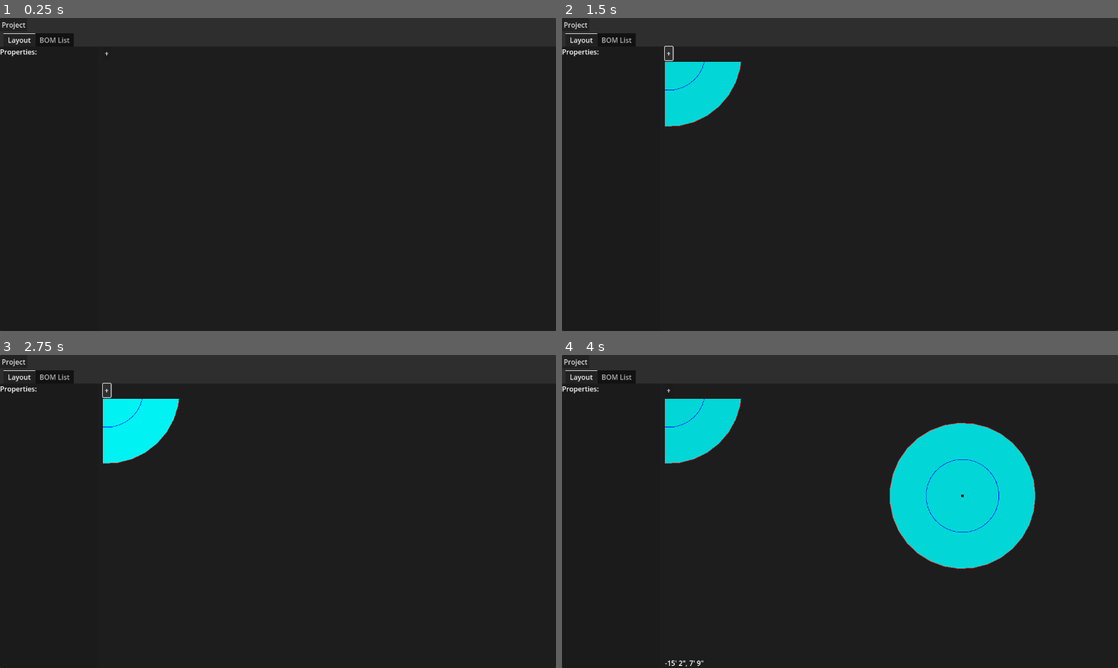
Above: before the commit, frames 1-4 (two rows, left to right).
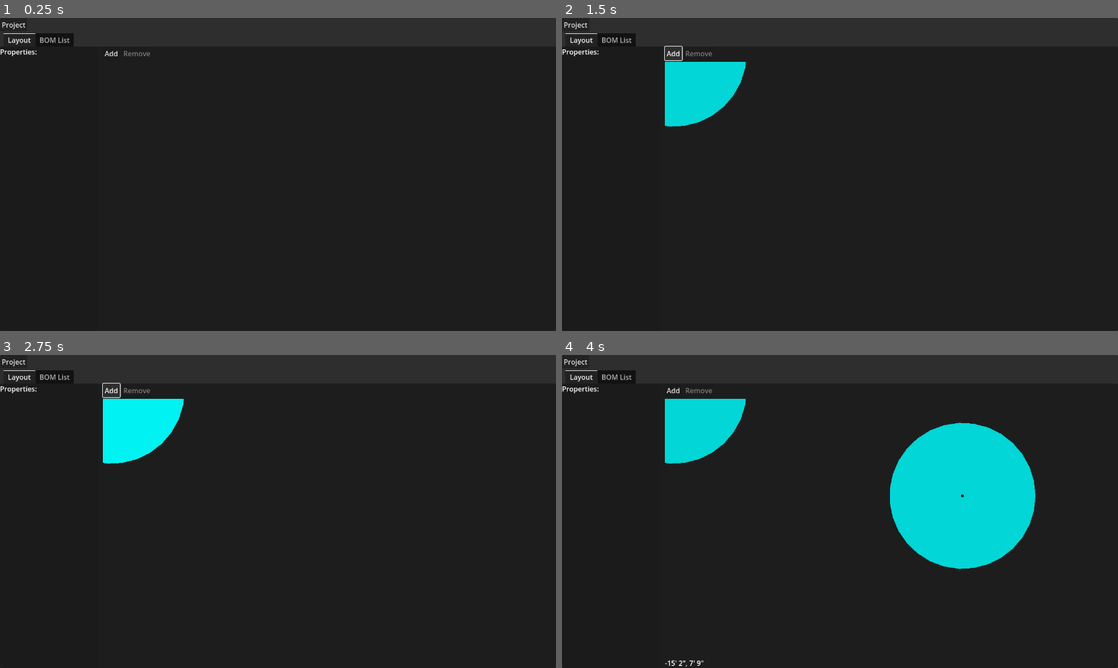
Above: after the commit, the same moments.

Repository: hankedan000/yardscaper
Game: Godot game, scene res://scenes/Main/Main.tscn
Same seed, same stepped clock (60 frames per second), same inputs: the game is played once before the commit and once after it.
Inputs (mouse positions are in pixels of both pictures, inside the frame that each line leads up to):
- Up to frame 1 (0.25 s): no input
- Up to frame 2 (1.5 s): click "+" (after the commit: "Add") at 0.5 s; click "+" (after the commit: "Add") at 1.25 s
- Up to frame 3 (2.75 s): click "+" (after the commit: "Add") at 2 s
- Up to frame 4 (4 s): tap Enter at 2.75 s; move the mouse to (962, 495) at 2.77 s; click (962, 495) at 2.92 s; tap Space at 3.5 s; drag from (728, 527) to (812, 574) at 3.52 s

The runs differ from the first frame. In frame 1, less than 0.1% of the frame differs, in the area x 18-27%, y 10-13%; in frame 2, 0.3%; in frame 3, 0.3%; in frame 4, 0.6%, in the area x 18-86%, y 10-69%.

Commit message:
Adds initial SprinklerDB concept

Diff:
--- a/SprinklerDesigner/project.godot
+++ b/SprinklerDesigner/project.godot
@@ -19,6 +19,7 @@
 
 Utils="*res://scripts/Utils.gd"
 TheProject="*res://scripts/Project.gd"
+TheSprinklerDb="*res://scripts/SprinklerDB.gd"
 
 [display]
 
--- a/SprinklerDesigner/scenes/LayoutPanel/LayoutPanel.gd
+++ b/SprinklerDesigner/scenes/LayoutPanel/LayoutPanel.gd
@@ -15,6 +15,8 @@
 @onready var pan_zoom_ctrl            := $HSplitContainer/Layout/World/ViewportContainer/Viewport/PanZoomController
 @onready var mouse_pos_label          := $HSplitContainer/Layout/World/MousePosLabel
 
+@onready var remove_sprinkler_button  := $HSplitContainer/Layout/LayoutToolbar/RemoveSprinkler
+
 @export var SprinklerScene : PackedScene = null
 
 enum Mode {
@@ -30,14 +32,18 @@
 		# release indicator for selectr spinkler
 		if selected_sprinkler:
 			selected_sprinkler.show_indicator = false
+			selected_sprinkler.show_min_dist = false
+			selected_sprinkler.show_max_dist = false
 
-		# set to null first so property pane signals don't edit the previously
-		# selected sprinkler while we're loading in the new properties into
-		# the pane
+		# set to null first so property pane signals doesn't edit the
+		# previously selected sprinkler while we're loading in the new
+		# properties into the pane
 		selected_sprinkler = null
 
 		if sprink:
 			sprink.show_indicator = true
+			sprink.show_min_dist = true
+			sprink.show_max_dist = true
 			user_label_lineedit.text = sprink.user_label
 			rot_spinbox.value = sprink.rotation_degrees
 			sweep_spinbox.value = sprink.sweep_deg
@@ -51,6 +57,7 @@
 
 		selected_sprinkler = sprink
 		properties_list.visible = selected_sprinkler != null
+		remove_sprinkler_button.disabled = selected_sprinkler == null
 
 var _held_sprinkler : Sprinkler = null
 
@@ -136,6 +143,11 @@
 	world_viewport.add_child(sprinkler_to_add)
 	mode = Mode.AddSprinkler
 
+func _on_remove_sprinkler_pressed():
+	if selected_sprinkler:
+		TheProject.remove_sprinkler(selected_sprinkler)
+		selected_sprinkler = null
+
 func _on_project_sprinkler_changed(sprink, change_type):
 	var sprink_in_world = sprink.get_parent() == world_viewport
 	match change_type:
--- a/SprinklerDesigner/scenes/LayoutPanel/LayoutPanel.tscn
+++ b/SprinklerDesigner/scenes/LayoutPanel/LayoutPanel.tscn
@@ -83,6 +83,7 @@
 layout_mode = 2
 
 [node name="Label6" type="Label" parent="HSplitContainer/PropertiesPanel/VBox/ScrollContainer/PropertiesList"]
+modulate = Color(0.161111, 0.18994, 1, 1)
 layout_mode = 2
 text = "Min Distance: "
 
@@ -92,6 +93,7 @@
 suffix = "ft"
 
 [node name="Label7" type="Label" parent="HSplitContainer/PropertiesPanel/VBox/ScrollContainer/PropertiesList"]
+modulate = Color(1, 0.186899, 0.216748, 1)
 layout_mode = 2
 text = "Max Distance: "
 
@@ -116,7 +118,12 @@
 
 [node name="AddSprinkler" type="Button" parent="HSplitContainer/Layout/LayoutToolbar"]
 layout_mode = 2
-text = "+"
+text = "Add"
+
+[node name="RemoveSprinkler" type="Button" parent="HSplitContainer/Layout/LayoutToolbar"]
+layout_mode = 2
+disabled = true
+text = "Remove"
 
 [node name="World" type="Control" parent="HSplitContainer/Layout"]
 layout_mode = 2
@@ -158,3 +165,4 @@
 [connection signal="text_submitted" from="HSplitContainer/PropertiesPanel/VBox/ScrollContainer/PropertiesList/ModelLineEdit" to="." method="_on_model_line_edit_text_submitted"]
 [connection signal="value_changed" from="HSplitContainer/PropertiesPanel/VBox/ScrollContainer/PropertiesList/DistanceSpinBox" to="." method="_on_distance_spin_box_value_changed"]
 [connection signal="pressed" from="HSplitContainer/Layout/LayoutToolbar/AddSprinkler" to="." method="_on_add_sprinkler_pressed"]
+[connection signal="pressed" from="HSplitContainer/Layout/LayoutToolbar/RemoveSprinkler" to="." method="_on_remove_sprinkler_pressed"]
--- a/SprinklerDesigner/scenes/Sprinkler/Sprinkler.gd
+++ b/SprinklerDesigner/scenes/Sprinkler/Sprinkler.gd
@@ -5,47 +5,98 @@
 
 const ARC_POINTS = 32
 const BODY_RADIUS_FT = 3.0 / 12.0
+const DEFAULT_MIN_DIST_FT = 8.0
+const DEFAULT_MAX_DIST_FT = 14.0
+const DEFAULT_MIN_SWEEP_DEG = 0.0
+const DEFAULT_MAX_SWEEP_DEG = 360.0
 
-@export var min_dist_ft := 7.0 :
+func is_set(value: float):
+	return not is_nan(value)
+
+var min_dist_ft : float = NAN :
+	get:
+		if is_set(min_dist_ft):
+			return min_dist_ft
+		if _head_info:
+			return _head_info['min_dist_ft']
+		return DEFAULT_MIN_DIST_FT
 	set(value):
 		min_dist_ft = value
 		queue_redraw()
 
-@export var max_dist_ft := 14.0 :
+var max_dist_ft : float = NAN :
+	get:
+		if is_set(max_dist_ft):
+			return max_dist_ft
+		if _head_info:
+			return _head_info['max_dist_ft']
+		return DEFAULT_MAX_DIST_FT
 	set(value):
 		max_dist_ft = value
 		queue_redraw()
 
-@export var dist_ft := max_dist_ft :
+var dist_ft : float = NAN :
+	get:
+		if is_set(dist_ft):
+			return dist_ft
+		return max_dist_ft
 	set(value):
 		dist_ft = value
 		queue_redraw()
 
-@export var sweep_deg : int = 360 :
+var min_sweep_deg : float = NAN :
+	get:
+		if is_set(min_sweep_deg):
+			return min_sweep_deg
+		if _head_info:
+			return _head_info['min_sweep_deg']
+		return DEFAULT_MIN_SWEEP_DEG
+	set(value):
+		min_sweep_deg = value
+		queue_redraw()
+
+var max_sweep_deg : float = NAN :
+	get:
+		if is_set(max_sweep_deg):
+			return max_sweep_deg
+		if _head_info:
+			return _head_info['max_sweep_deg']
+		return DEFAULT_MAX_SWEEP_DEG
+	set(value):
+		max_sweep_deg = value
+		queue_redraw()
+
+var sweep_deg : float = NAN :
+	get:
+		if is_set(sweep_deg):
+			return sweep_deg
+		return max_sweep_deg
 	set(value):
 		sweep_deg = int(round(value)) % 361
 		if sweep_deg < 0:
 			sweep_deg = 360 - sweep_deg
 		queue_redraw()
 
-@export var manufacturer : String = "" :
+var manufacturer : String = "" :
 	set(value):
 		manufacturer = value
+		_head_info = TheSprinklerDb.get_head_info(manufacturer, model)
 
-@export var model : String = "" :
+var model : String = "" :
 	set(value):
 		model = value
+		_head_info = TheSprinklerDb.get_head_info(manufacturer, model)
 
-@export var user_label : String = "" :
+var user_label : String = "" :
 	set(value):
 		user_label = value
 
-var show_min_dist := true :
+var show_min_dist := false :
 	set(value):
 		show_min_dist = value
 		queue_redraw()
 
-var show_max_dist := true :
+var show_max_dist := false :
 	set(value):
 		show_max_dist = value
 		queue_redraw()
@@ -61,6 +112,7 @@
 		queue_redraw()
 
 var _pos_at_move_start_xy = null
+var _head_info = null
 
 func moving() -> bool:
 	return _pos_at_move_start_xy != null
--- /dev/null
+++ b/SprinklerDesigner/scripts/SprinklerDB.gd
@@ -0,0 +1,282 @@
+extends Node
+
+const BUILTIN_DB = {
+	'manufacturers' : {
+		'Rain Bird' : {
+			'bodies' : {
+				'1804' : {
+				},
+				'1806' : {
+				},
+				'1812' : {
+				}
+			},
+			'heads' : {
+				'RVAN14' : {
+					'min_dist_ft' : 8.0,
+					'max_dist_ft' : 14.0,
+					'min_sweep_deg' : 45.0,
+					'max_sweep_deg' : 270.0,
+					'compatible_bodies' : ['1804', '1806', '1812'],
+					'flow_characteristics' : [
+						{
+							'sweep_deg' : 270.0,
+							'data' : [
+								# press_psi, dist_ft, flow_gpm, optimal
+								[ 30.0,      13.0,    0.84,     false],
+								[ 35.0,      13.0,    0.87,     false],
+								[ 40.0,      14.0,    0.92,     false],
+								[ 45.0,      14.0,    0.94,     true],
+								[ 50.0,      15.0,    1.11,     false],
+								[ 55.0,      15.0,    1.17,     false]
+							]
+						},
+						{
+							'sweep_deg' : 210.0,
+							'data' : [
+								# press_psi, dist_ft, flow_gpm, optimal
+								[ 30.0,      13.0,    0.65,     false],
+								[ 35.0,      13.0,    0.68,     false],
+								[ 40.0,      14.0,    0.72,     false],
+								[ 45.0,      14.0,    0.73,     true],
+								[ 50.0,      15.0,    0.86,     false],
+								[ 55.0,      15.0,    0.91,     false]
+							]
+						},
+						{
+							'sweep_deg' : 180.0,
+							'data' : [
+								# press_psi, dist_ft, flow_gpm, optimal
+								[ 30.0,      13.0,    0.56,     false],
+								[ 35.0,      13.0,    0.58,     false],
+								[ 40.0,      14.0,    0.61,     false],
+								[ 45.0,      14.0,    0.63,     true],
+								[ 50.0,      15.0,    0.74,     false],
+								[ 55.0,      15.0,    0.78,     false]
+							]
+						},
+						{
+							'sweep_deg' : 90.0,
+							'data' : [
+								# press_psi, dist_ft, flow_gpm, optimal
+								[ 30.0,      13.0,    0.28,     false],
+								[ 35.0,      13.0,    0.29,     false],
+								[ 40.0,      14.0,    0.31,     false],
+								[ 45.0,      14.0,    0.32,     true],
+								[ 50.0,      15.0,    0.37,     false],
+								[ 55.0,      15.0,    0.39,     false]
+							]
+						}
+					]
+				},
+				'RVAN14-360' : {
+					'min_dist_ft' : 8.0,
+					'max_dist_ft' : 14.0,
+					'min_sweep_deg' : 360.0,
+					'max_sweep_deg' : 360.0,
+					'compatible_bodies' : ['1804', '1806', '1812'],
+					'flow_characteristics' : [
+						{
+							'sweep_deg' : 360.0,
+							'data' : [
+								# press_psi, dist_ft, flow_gpm, optimal
+								[ 30.0,      13.0,    1.10,     false],
+								[ 35.0,      13.0,    1.12,     false],
+								[ 40.0,      14.0,    1.22,     false],
+								[ 45.0,      14.0,    1.27,     true],
+								[ 50.0,      15.0,    1.41,     false],
+								[ 55.0,      15.0,    1.45,     false]
+							]
+						}
+					]
+				},
+				'RVAN18' : {
+					'min_dist_ft' : 13.0,
+					'max_dist_ft' : 18.0,
+					'min_sweep_deg' : 45.0,
+					'max_sweep_deg' : 270.0,
+					'compatible_bodies' : ['1804', '1806', '1812'],
+					'flow_characteristics' : [
+						{
+							'sweep_deg' : 270.0,
+							'data' : [
+								# press_psi, dist_ft, flow_gpm, optimal
+								[ 30.0,      16.0,    1.26,     false],
+								[ 35.0,      16.0,    1.35,     false],
+								[ 40.0,      17.0,    1.42,     false],
+								[ 45.0,      17.0,    1.51,     true],
+								[ 50.0,      18.0,    1.57,     false],
+								[ 55.0,      18.0,    1.62,     false]
+							]
+						},
+						{
+							'sweep_deg' : 210.0,
+							'data' : [
+								# press_psi, dist_ft, flow_gpm, optimal
+								[ 30.0,      16.0,    0.98,     false],
+								[ 35.0,      16.0,    1.05,     false],
+								[ 40.0,      17.0,    1.10,     false],
+								[ 45.0,      17.0,    1.17,     true],
+								[ 50.0,      18.0,    1.22,     false],
+								[ 55.0,      18.0,    1.26,     false]
+							]
+						},
+						{
+							'sweep_deg' : 180.0,
+							'data' : [
+								# press_psi, dist_ft, flow_gpm, optimal
+								[ 30.0,      16.0,    0.85,     false],
+								[ 35.0,      16.0,    0.91,     false],
+								[ 40.0,      17.0,    0.98,     false],
+								[ 45.0,      17.0,    1.01,     true],
+								[ 50.0,      18.0,    1.07,     false],
+								[ 55.0,      18.0,    1.09,     false]
+							]
+						},
+						{
+							'sweep_deg' : 90.0,
+							'data' : [
+								# press_psi, dist_ft, flow_gpm, optimal
+								[ 30.0,      16.0,    0.42,     false],
+								[ 35.0,      16.0,    0.47,     false],
+								[ 40.0,      17.0,    0.50,     false],
+								[ 45.0,      17.0,    0.50,     true],
+								[ 50.0,      18.0,    0.54,     false],
+								[ 55.0,      18.0,    0.58,     false]
+							]
+						}
+					]
+				},
+				'RVAN18-360' : {
+					'min_dist_ft' : 13.0,
+					'max_dist_ft' : 18.0,
+					'min_sweep_deg' : 360.0,
+					'max_sweep_deg' : 360.0,
+					'compatible_bodies' : ['1804', '1806', '1812'],
+					'flow_characteristics' : [
+						{
+							'sweep_deg' : 360.0,
+							'data' : [
+								# press_psi, dist_ft, flow_gpm, optimal
+								[ 30.0,      16.0,    1.65,     false],
+								[ 35.0,      16.0,    1.67,     false],
+								[ 40.0,      17.0,    1.80,     false],
+								[ 45.0,      17.0,    1.85,     true],
+								[ 50.0,      18.0,    2.05,     false],
+								[ 55.0,      18.0,    2.11,     false]
+							]
+						}
+					]
+				},
+				'RVAN24' : {
+					'min_dist_ft' : 17.0,
+					'max_dist_ft' : 24.0,
+					'min_sweep_deg' : 45.0,
+					'max_sweep_deg' : 270.0,
+					'compatible_bodies' : ['1804', '1806', '1812'],
+					'flow_characteristics' : [
+						{
+							'sweep_deg' : 270.0,
+							'data' : [
+								# press_psi, dist_ft, flow_gpm, optimal
+								[ 30.0,      19.0,    1.80,     false],
+								[ 35.0,      20.0,    1.95,     false],
+								[ 40.0,      22.0,    2.31,     false],
+								[ 45.0,      23.0,    2.52,     true],
+								[ 50.0,      24.0,    2.82,     false],
+								[ 55.0,      24.0,    2.88,     false]
+							]
+						},
+						{
+							'sweep_deg' : 210.0,
+							'data' : [
+								# press_psi, dist_ft, flow_gpm, optimal
+								[ 30.0,      19.0,    1.40,     false],
+								[ 35.0,      20.0,    1.52,     false],
+								[ 40.0,      22.0,    1.80,     false],
+								[ 45.0,      23.0,    1.96,     true],
+								[ 50.0,      24.0,    2.19,     false],
+								[ 55.0,      24.0,    2.24,     false]
+							]
+						},
+						{
+							'sweep_deg' : 180.0,
+							'data' : [
+								# press_psi, dist_ft, flow_gpm, optimal
+								[ 30.0,      19.0,    1.20,     false],
+								[ 35.0,      20.0,    1.30,     false],
+								[ 40.0,      22.0,    1.54,     false],
+								[ 45.0,      23.0,    1.68,     true],
+								[ 50.0,      24.0,    1.88,     false],
+								[ 55.0,      24.0,    1.92,     false]
+							]
+						},
+						{
+							'sweep_deg' : 90.0,
+							'data' : [
+								# press_psi, dist_ft, flow_gpm, optimal
+								[ 30.0,      19.0,    0.60,     false],
+								[ 35.0,      20.0,    0.65,     false],
+								[ 40.0,      22.0,    0.77,     false],
+								[ 45.0,      23.0,    0.84,     true],
+								[ 50.0,      24.0,    0.94,     false],
+								[ 55.0,      24.0,    0.96,     false]
+							]
+						}
+					]
+				},
+				'RVAN24-360' : {
+					'min_dist_ft' : 17.0,
+					'max_dist_ft' : 24.0,
+					'min_sweep_deg' : 360.0,
+					'max_sweep_deg' : 360.0,
+					'compatible_bodies' : ['1804', '1806', '1812'],
+					'flow_characteristics' : [
+						{
+							'sweep_deg' : 360.0,
+							'data' : [
+								# press_psi, dist_ft, flow_gpm, optimal
+								[ 30.0,      19.0,    2.35,     false],
+								[ 35.0,      20.0,    2.52,     false],
+								[ 40.0,      22.0,    3.13,     false],
+								[ 45.0,      23.0,    3.48,     true],
+								[ 50.0,      24.0,    3.61,     false],
+								[ 55.0,      24.0,    3.74,     false]
+							]
+						}
+					]
+				}
+			}
+		}
+	}
+}
+
+var _user_db = {
+	'manufacturers' : {
+	}
+}
+
+func get_manufacturers():
+	var manus = []
+	manus.append_array(BUILTIN_DB['manufacturers'].keys())
+	manus.append_array(_user_db['manufacturers'].keys())
+	return manus
+
+func get_manufacturer_db(manufacturer: String):
+	if manufacturer in BUILTIN_DB['manufacturers']:
+		return BUILTIN_DB['manufacturers'][manufacturer]
+	elif manufacturer in _user_db['manufacturers']:
+		return _user_db['manufacturers'][manufacturer]
+	return null
+
+func get_head_models(manufacturer: String):
+	var manu_db : Dictionary = get_manufacturer_db(manufacturer)
+	if manu_db:
+		return manu_db['heads'].keys()
+	return null
+
+func get_head_info(manufacturer: String, head_model: String):
+	var manu_db : Dictionary = get_manufacturer_db(manufacturer)
+	if manu_db and head_model in manu_db['heads']:
+		return manu_db['heads'][head_model]
+	return null
